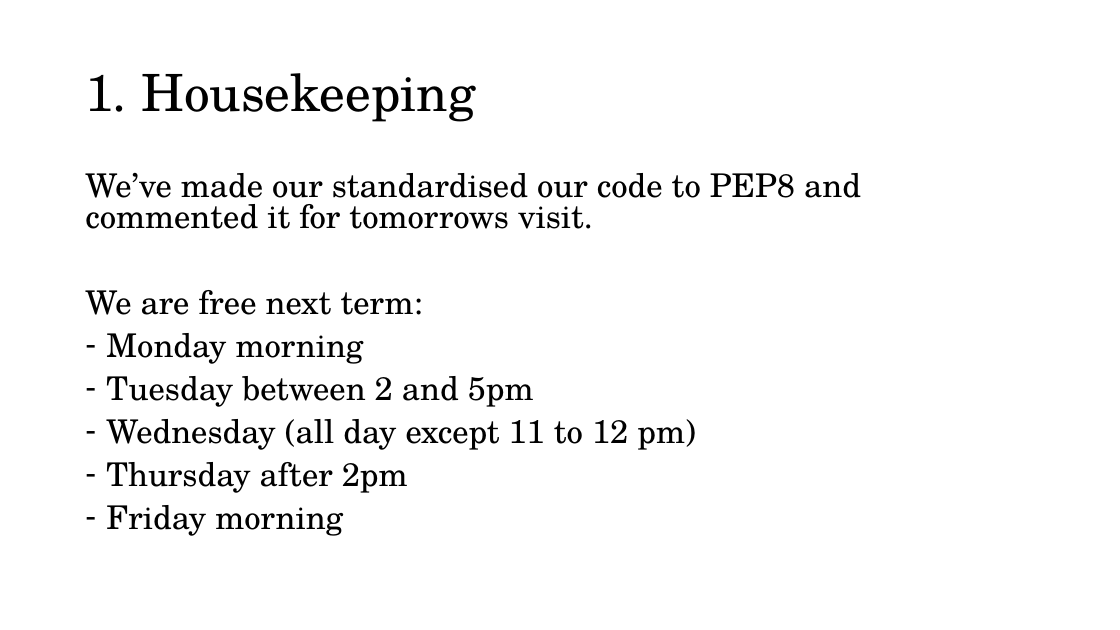
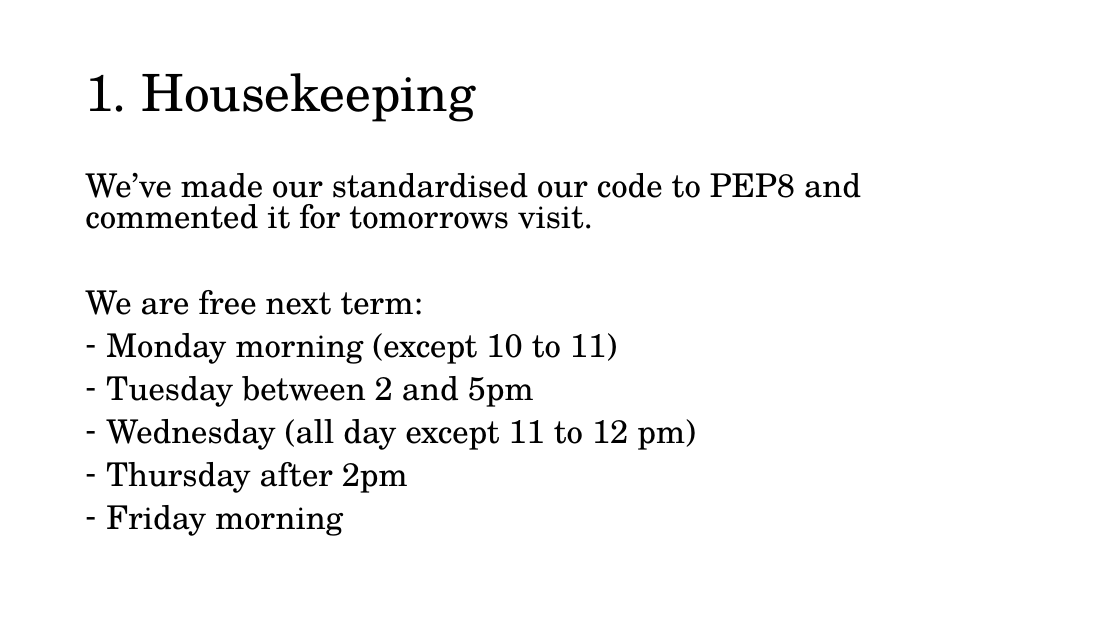
Before and after one commit to kenzaxtazi/cloud-id, a slide deck: slide 3 of Material_for_meeting_070119.pptx. Drawn at 1120x630 pixels with LibreOffice and Linux fonts; fonts in the diff are those of the drawing. Boxes give left, top, right and bottom in pixels: in the first picture for what was removed or moved away, otherwise in the second. Text is boxed around its words. In the diff, an @@ line names an element or a change of style, - is before the commit and + after.

```diff
--- a/Material_for_meeting_070119.pptx
+++ b/Material_for_meeting_070119.pptx
@@ text at <box>106,333,617,364</box>: text changed @@
-– Monday morning
+– Monday morning (except 10 to 11)
```
Also in this commit, not shown: 1 other slide changed, 1 slide added.
